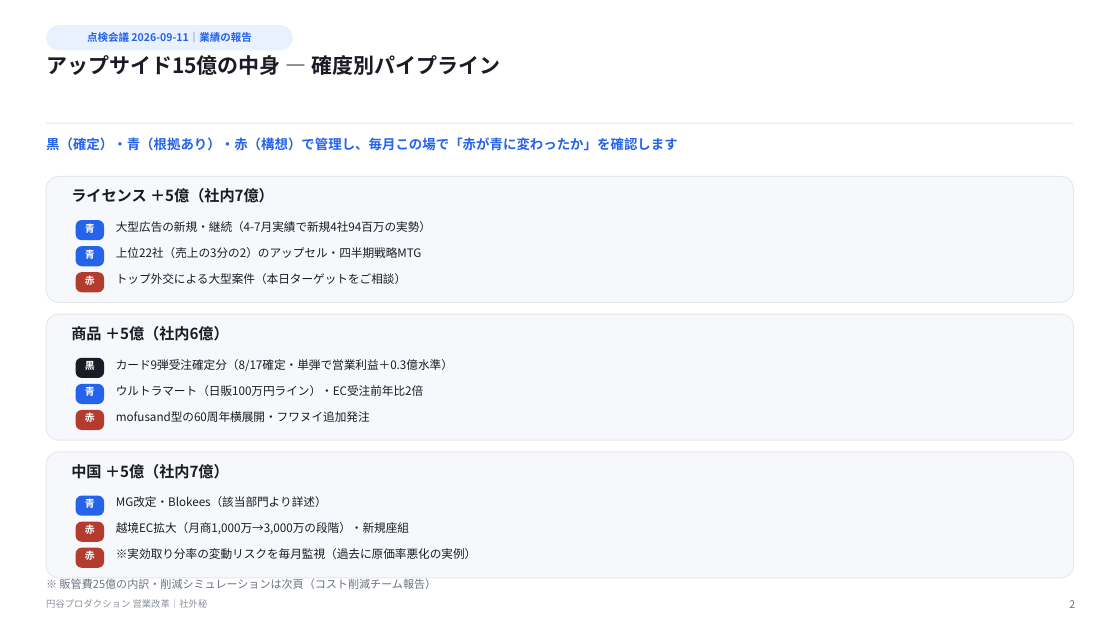
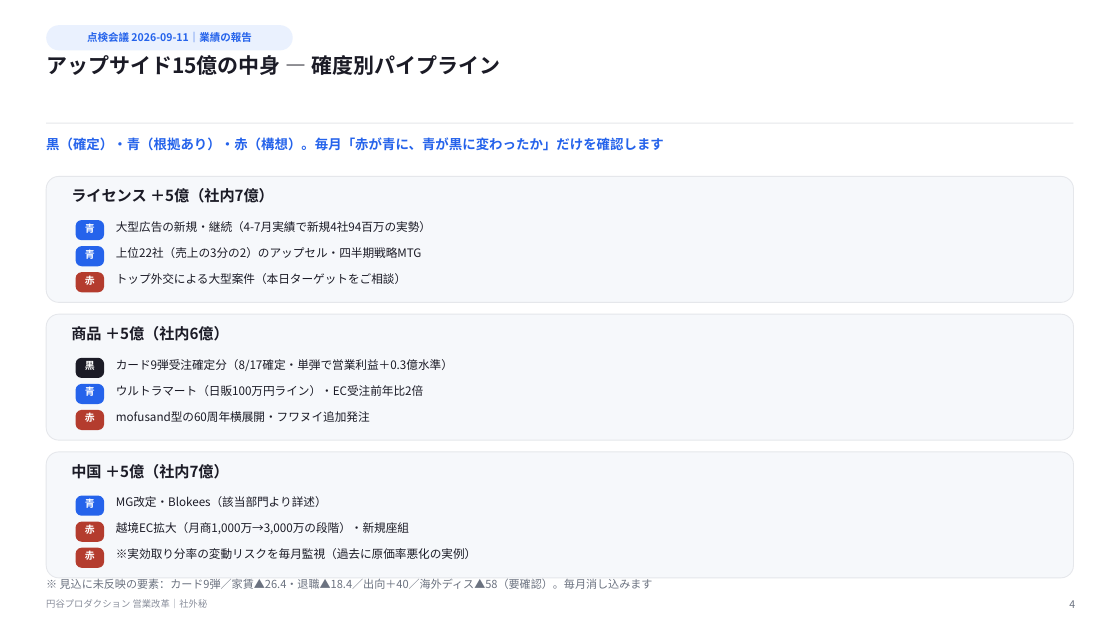
Before and after one commit to hayatoshintani-spe/kessho-lens, a slide deck: slide 4 of docs/sales-reform-toolkit/meetings/業績報告_40億ブリッジ.pptx (slide 2 before the commit). Drawn at 1120x630 pixels with LibreOffice and Linux fonts; fonts in the diff are those of the drawing. Boxes give left, top, right and bottom in pixels: in the first picture for what was removed or moved away, otherwise in the second. Text is boxed around its words. In the diff, an @@ line names an element or a change of style, - is before the commit and + after.

```diff
--- a/docs/sales-reform-toolkit/meetings/業績報告_40億ブリッジ.pptx
+++ b/docs/sales-reform-toolkit/meetings/業績報告_40億ブリッジ.pptx
@@ text at box(46, 137, 664, 151): text changed @@
-黒（確定）・青（根拠あり）・赤（構想）で管理し、毎月この場で「赤が青に変わったか」を確認します
+黒（確定）・青（根拠あり）・赤（構想）。毎月「赤が青に、青が黒に変わったか」だけを確認します
@@ text at box(60, 578, 653, 589): text changed @@
-※ 販管費25億の内訳・削減シミュレーションは次頁（コスト削減チーム報告）
+※ 見込に未反映の要素：カード9弾／家賃▲26.4・退職▲18.4／出向＋40／海外ディス▲58（要確認）。毎月消し込みます
@@ text at box(1069, 600, 1075, 608): text changed @@
-2
+4
```
Also in this commit, not shown: 3 slides added, 1 slide removed.
